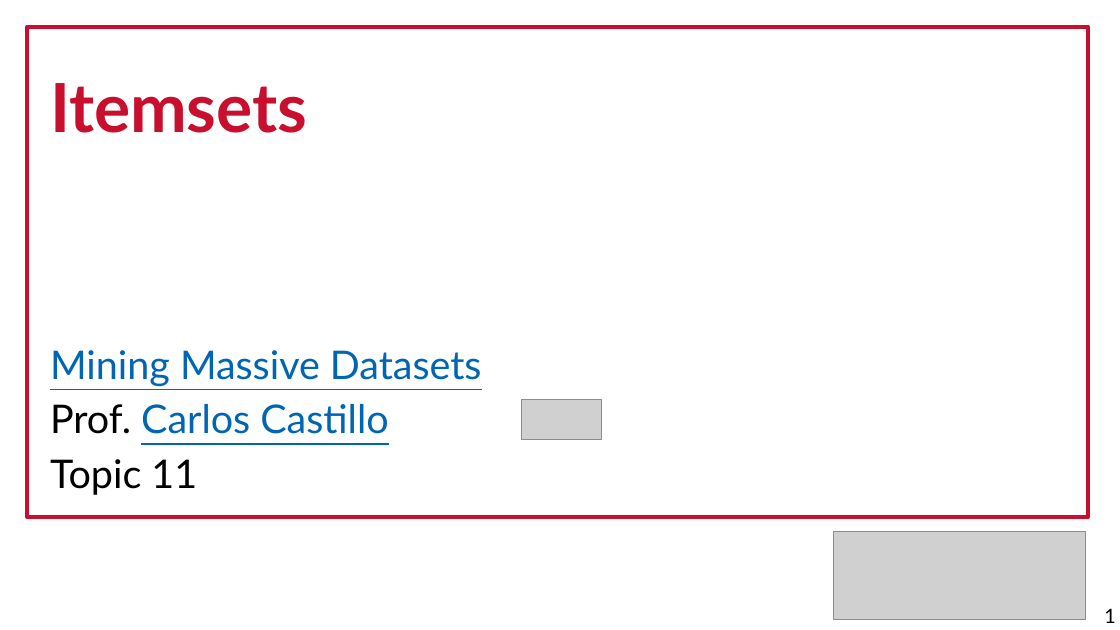
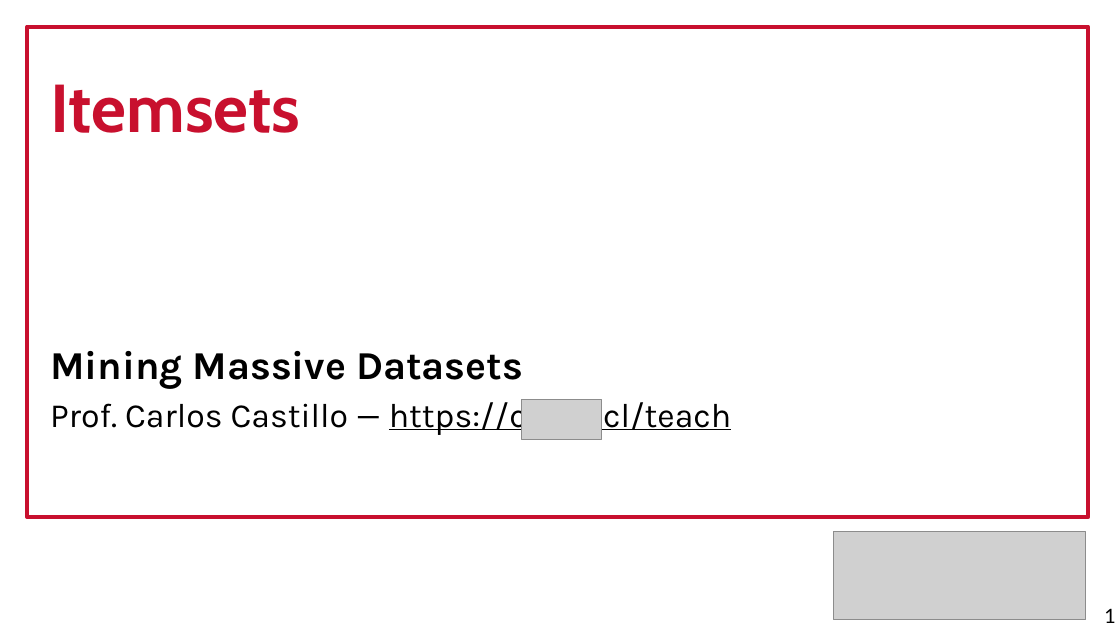
Before and after one commit to chatox/data-mining-course, a slide deck: slide 1 of theory/odp/tt11_itemsets.odp. Drawn at 1120x630 pixels with LibreOffice and Linux fonts; fonts in the diff are those of the drawing; grey boxes stand for pictures. Boxes give left, top, right and bottom in pixels: in the first picture for what was removed or moved away, otherwise in the second. Text is boxed around its words. In the diff, an @@ line names an element or a change of style, - is before the commit and + after.

```diff
--- a/theory/odp/tt11_itemsets.odp
+++ b/theory/odp/tt11_itemsets.odp
@@ text at (x1=50, y1=84, x2=523, y2=389): font Lato to Cabin in "Itemsets"; font Lato to Karla, text colour #0066B3 to #000000, bold on, underline off in "Mining Massive Datasets" @@
@@ text at (x1=50, y1=399, x2=731, y2=435): text changed; size 28 to 24 pt; font Lato to Karla; text colour #0066B3 to #000000 @@
-Prof. Carlos Castillo
-Topic 11
+Prof. Carlos Castillo — https://chato.cl/teach
```
Also in this commit, not shown: 24 other slides changed, 48 other files.
